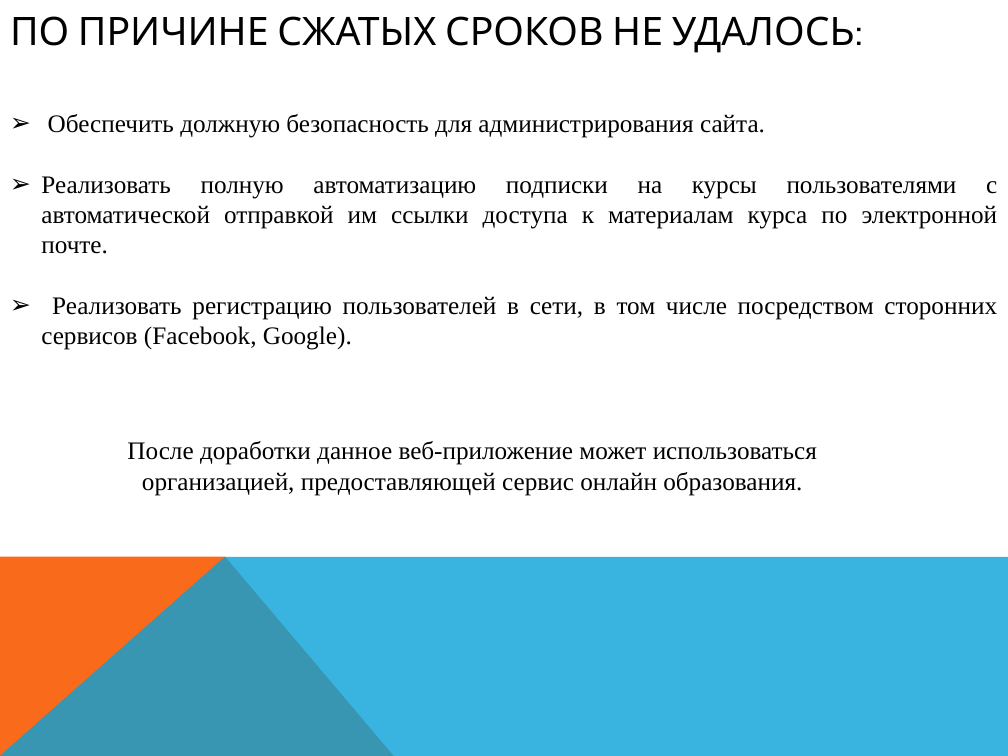
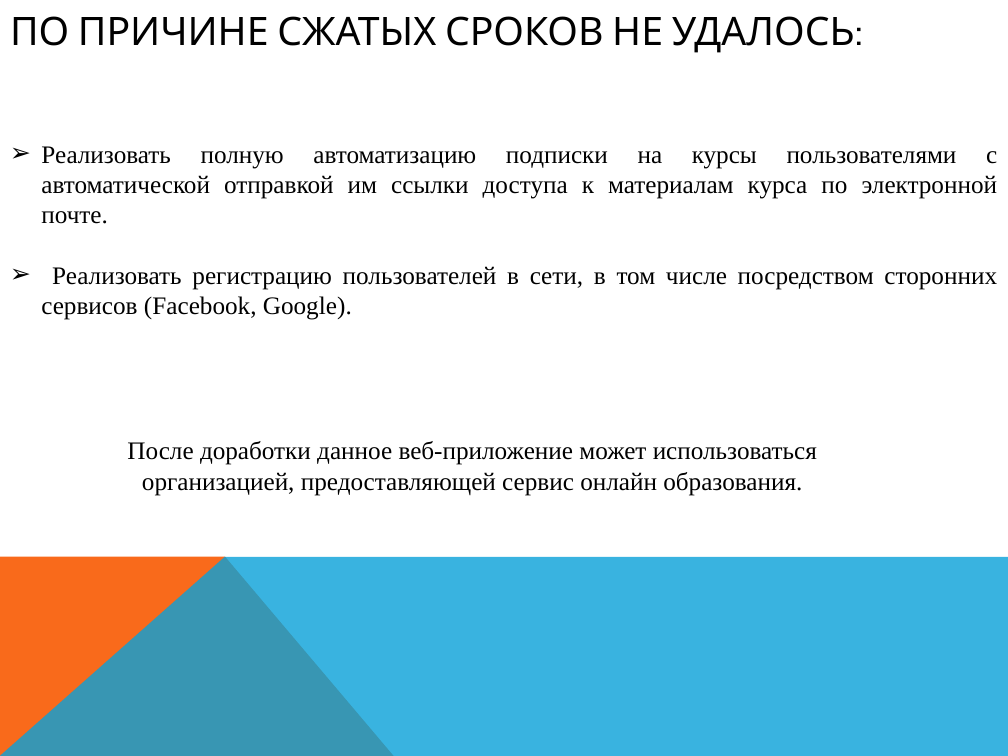
Before and after one commit to dimaatos/LEARNITmvc, a slide deck: slide 23 of Presentation.pptx. Drawn at 1008x756 pixels with LibreOffice and Linux fonts; fonts in the diff are those of the drawing. Boxes give left, top, right and bottom in pixels: in the first picture for what was removed or moved away, otherwise in the second. Text is boxed around its words. In the diff, an @@ line names an element or a change of style, - is before the commit and + after.

```diff
--- a/Presentation.pptx
+++ b/Presentation.pptx
@@ text at <box>48,114,765,138</box>: paragraph removed @@
-➢ Обеспечить должную безопасность для администрирования сайта.
```
Also in this commit, not shown: 2 other slides changed.
